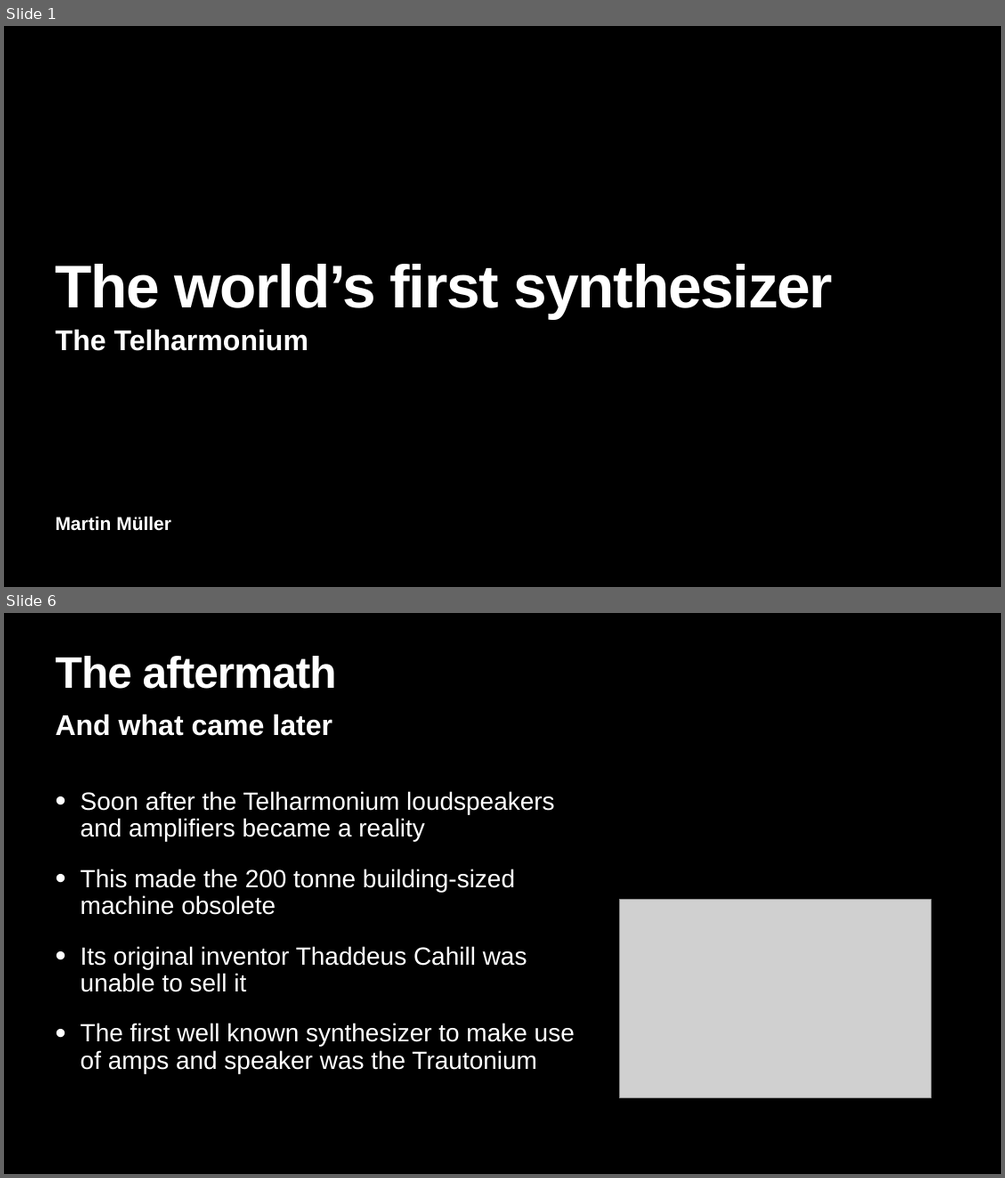
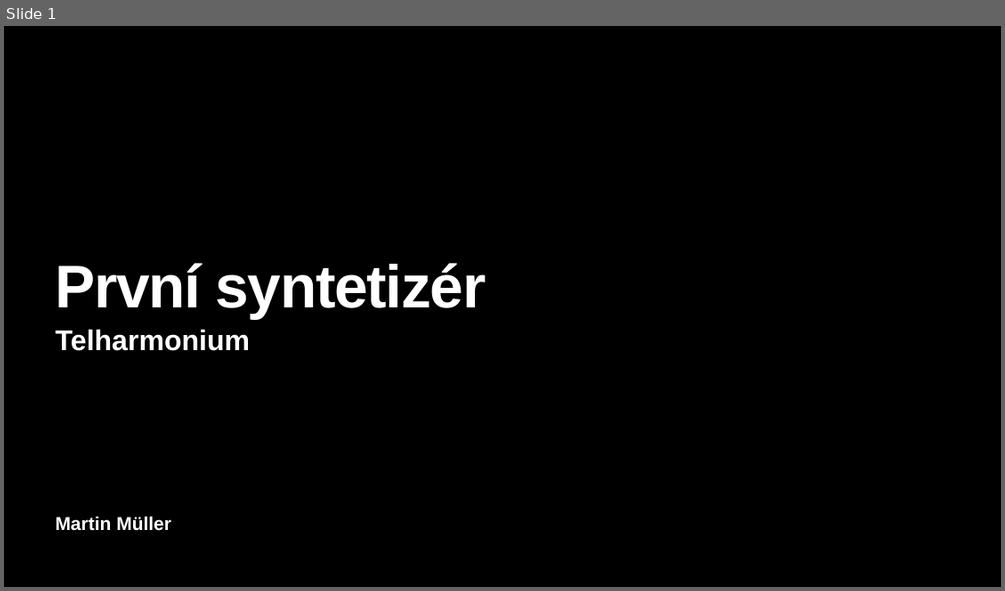
Before and after one commit to MikeOxlongfrfr/goethe, a slide deck: Telharmonium.pptx. Shown one above the other, each under a label of ours: slides 1 and 6 before the commit, slide 1 after it; the slides between them are not shown. The pictures are 1005x1178 and 1005x591 pixels, drawn with LibreOffice and Linux fonts; fonts in the diff are those of the drawing; grey boxes stand for pictures. Boxes give left, top, right and bottom in pixels: in the first picture for what was removed or moved away, otherwise in the second. Text is boxed around its words. In the diff, an @@ line names an element or a change of style, - is before the commit and + after.

```diff
--- a/Telharmonium.pptx
+++ b/Telharmonium.pptx
@@ slide 6 removed at <box>4,613,1001,1174</box>, background #000000 @@
@@ title removed at <box>56,656,337,689</box> @@
-The aftermath
@@ text removed at <box>56,714,332,736</box> @@
-And what came later
@@ text removed at <box>81,791,574,1073</box> @@
-• Soon after the Telharmonium loudspeakers and amplifiers became a reality
-• This made the 200 tonne building-sized machine obsolete
-• Its original inventor Thaddeus Cahill was unable to sell it
-• The first well known synthesizer to make use of amps and speaker was the Trautonium
@@ picture removed at <box>619,900,930,1098</box> @@
@@ slide 1 changed as well @@
@@ title at <box>56,263,486,319</box>: text changed @@
-The world’s first synthesizer
+První syntetizér
@@ subtitle at <box>56,329,250,351</box>: text changed @@
-The Telharmonium
+Telharmonium
```
Also in this commit, not shown: 1 other slide changed, 5 slides added, 4 other slides removed, 1 other file.
